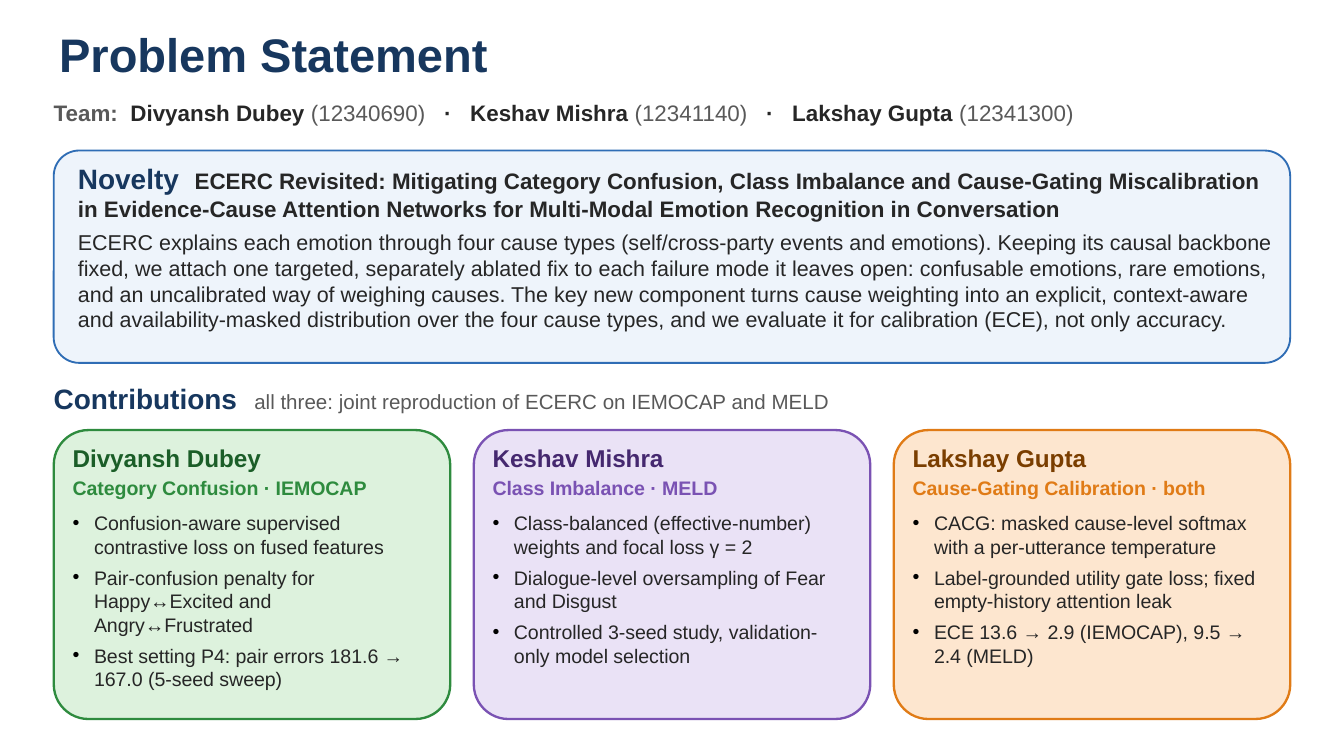
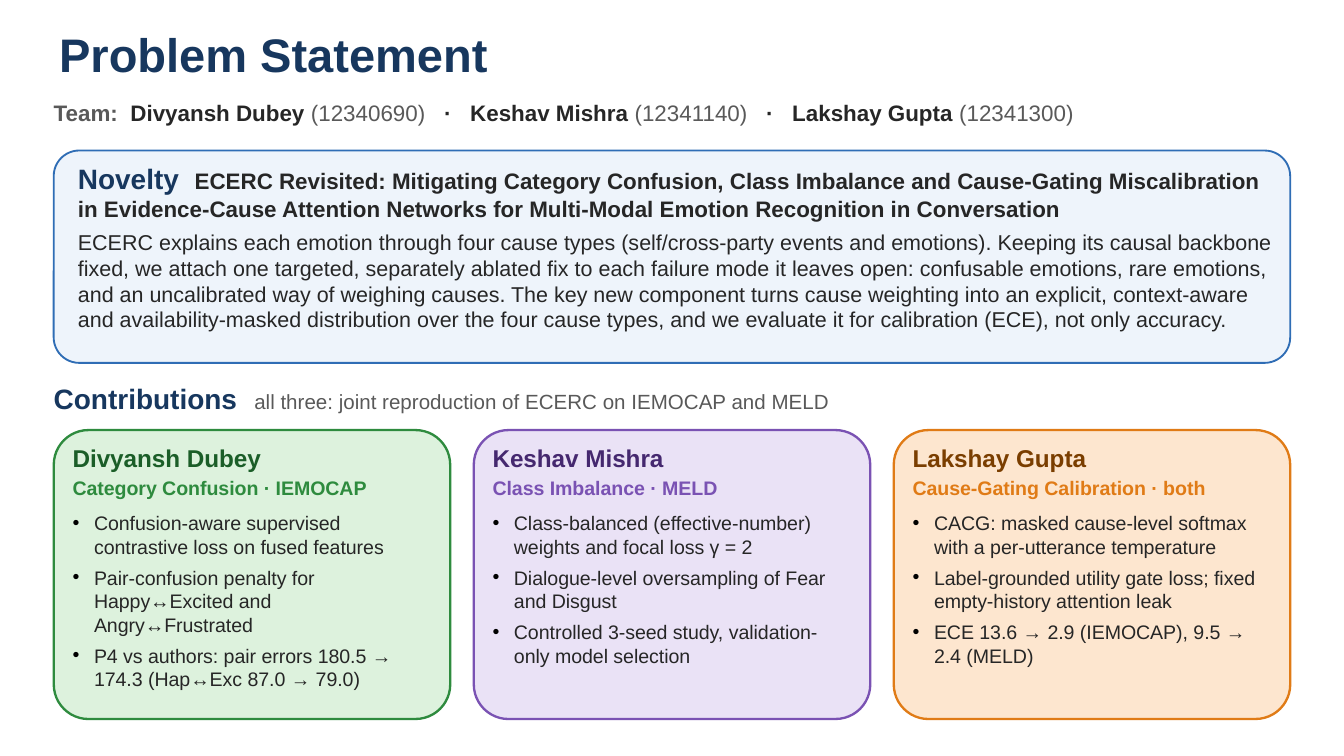
Before and after one commit to lakshayg2005/ML_Project, a slide deck: slide 1 of ML Phase 2 PPT.pptx. Drawn at 1344x756 pixels with LibreOffice and Linux fonts; fonts in the diff are those of the drawing. Boxes give left, top, right and bottom in pixels: in the first picture for what was removed or moved away, otherwise in the second. Text is boxed around its words. In the diff, an @@ line names an element or a change of style, - is before the commit and + after.

Commit message:
ppt updated-4

```diff
--- a/ML Phase 2 PPT.pptx
+++ b/ML Phase 2 PPT.pptx
@@ text at (94, 649, 367, 690): text changed @@
-• Best setting P4: pair errors 181.6 → 167.0 (5-seed sweep)
+• P4 vs authors: pair errors 180.5 → 174.3 (Hap↔Exc 87.0 → 79.0)
```
